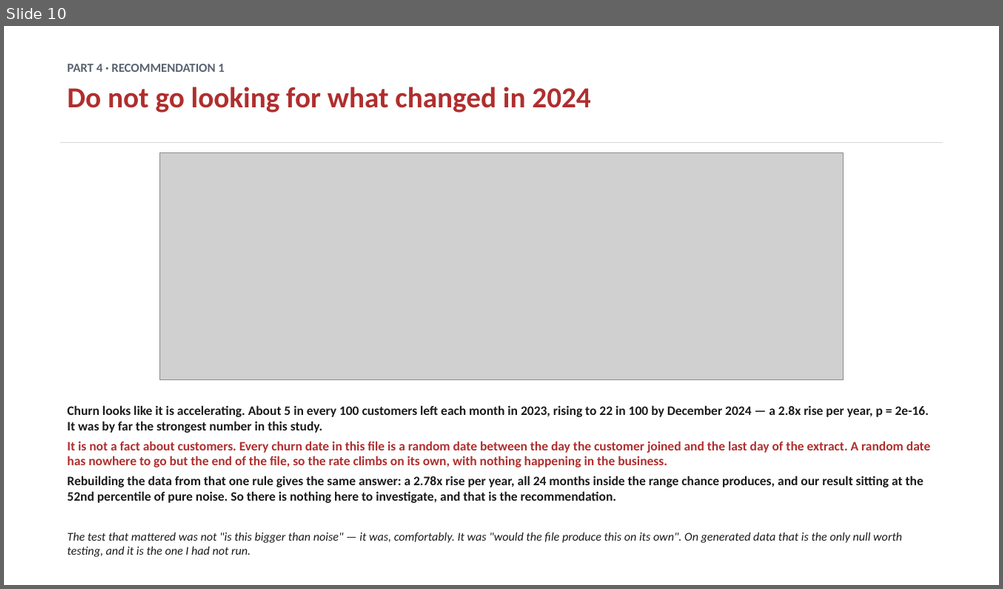
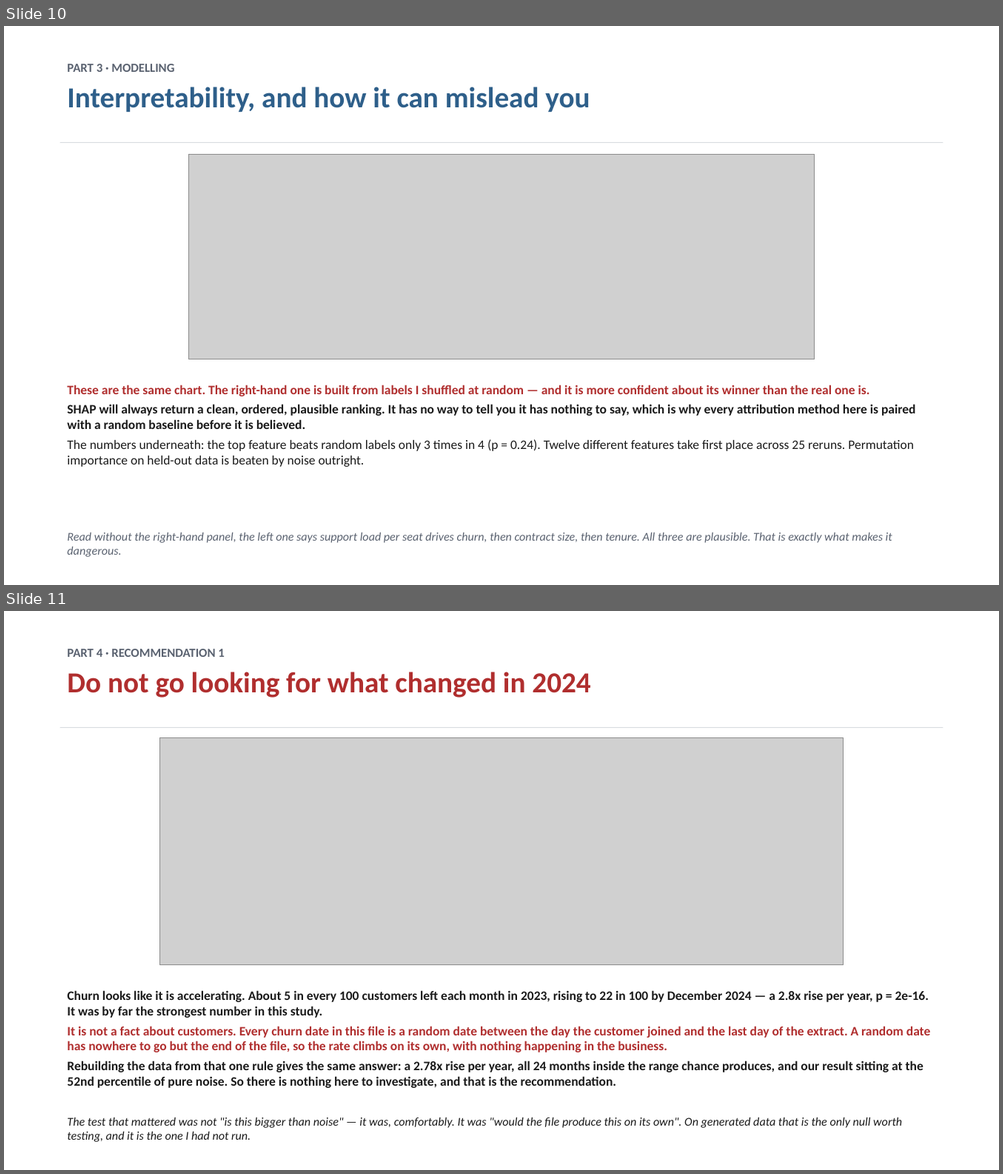
Before and after one commit to dmitriyratu/avepoint-churn-case-study, a slide deck: outputs/decks/AvePoint_Case_Study.pptx. Shown one above the other, each under a label of ours: slide 10 before the commit, slides 10 and 11 after it. The pictures are 1003x589 and 1003x1174 pixels, drawn with LibreOffice and Linux fonts; fonts in the diff are those of the drawing; grey boxes stand for pictures. Boxes give left, top, right and bottom in pixels: in the first picture for what was removed or moved away, otherwise in the second. Text is boxed around its words. In the diff, an @@ line names an element or a change of style, - is before the commit and + after.

Commit message:
Refactor output paths and enhance presentation generation scripts
- Updated `build_exec_summary.py` and `build_main_deck.py` to use relative paths for output files, ensuring compatibility across different environments.
- Introduced `build_explorer.py` to create a comprehensive HTML data explorer for the raw dataset, integrating profiles and verdicts for better data understanding.
- Enhanced `deck_style.py` to standardize figure paths, improving consistency in presentation design.
- Added new visualizations and refined existing content in the executive summary and case study decks to better communicate findings on customer churn.

These changes aim to improve the usability and clarity of the project outputs while ensuring that the presentation materials are accessible and informative.

```diff
--- a/outputs/decks/AvePoint_Case_Study.pptx
+++ b/outputs/decks/AvePoint_Case_Study.pptx
@@ slide 10 added at (x1=4, y1=26, x2=999, y2=585), background #FFFFFF @@
@@ text added at (x1=67, y1=64, x2=589, y2=112), 28 pt, text #2E5F8A, bold @@
+PART 3 · MODELLING
+Interpretability, and how it can mislead you
@@ rectangle added at (x1=60, y1=142, x2=942, y2=143), fill #D8DCE0 @@
@@ picture added at (x1=188, y1=154, x2=814, y2=360) @@
@@ text added at (x1=67, y1=385, x2=915, y2=467), 12.5 pt, text #1A1A1A, bold @@
+These are the same chart. The right-hand one is built from labels I shuffled at random — and it is more confident about its winner than the real one is.
+SHAP will always return a clean, ordered, plausible ranking. It has no way to tell you it has nothing to say, which is why every attribution method here is paired with a random baseline before it is believed.
+The numbers underneath: the top feature beats random labels only 3 times in 4 (p = 0.24). Twelve different features take first place across 25 reruns. Permutation importance on held-out data is beaten by noise outright.
@@ text added at (x1=67, y1=533, x2=892, y2=557), 11.5 pt, text #5A6270, italic @@
+Read without the right-hand panel, the left one says support load per seat drives churn, then contract size, then tenure. All three are plausible. That is exactly what makes it dangerous.
@@ what was slide 10 is now slide 11 @@
```
Also in this commit, not shown: 4 slides changed, 9 other files.
